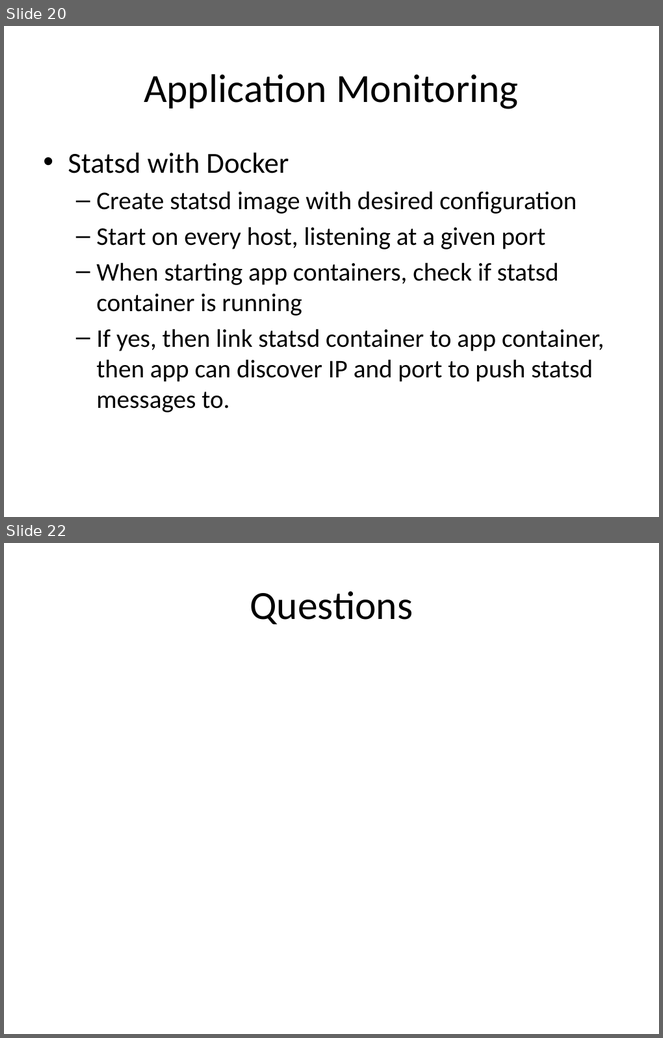
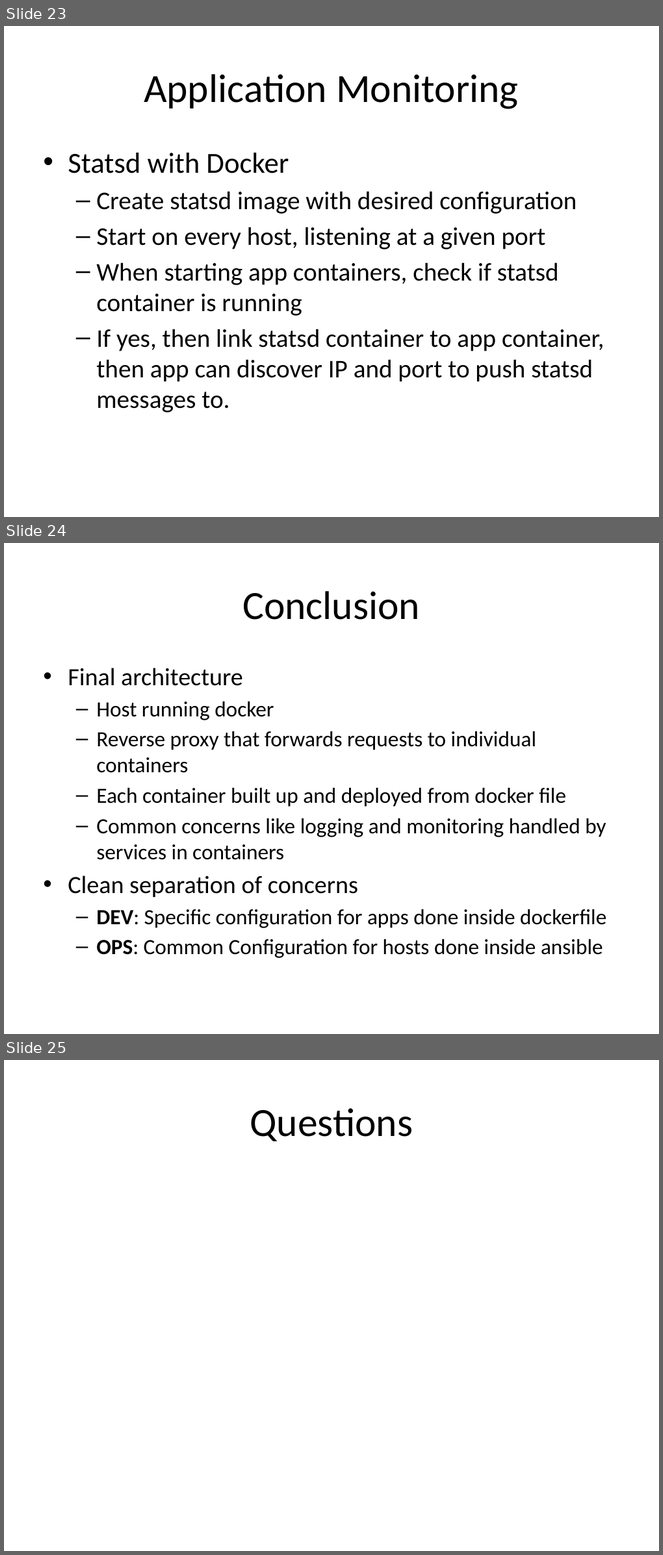
Before and after one commit to AndrewSwerlick/docker-talk, a slide deck: slides.pptx. Shown one above the other, each under a label of ours: slides 20 and 22 before the commit, slides 23, 24 and 25 after it; the slides between them are not shown. The pictures are 663x1038 and 663x1555 pixels, drawn with LibreOffice and Linux fonts; fonts in the diff are those of the drawing. Boxes give left, top, right and bottom in pixels: in the first picture for what was removed or moved away, otherwise in the second. Text is boxed around its words. In the diff, an @@ line names an element or a change of style, - is before the commit and + after.

Commit message:
adding better conclusion and better explanation of docker networking during the overview

```diff
--- a/slides.pptx
+++ b/slides.pptx
@@ slide 24 added at [4, 543, 659, 1034], background #FFFFFF @@
@@ title added at [243, 591, 420, 620], 44 pt, text #000000 @@
+Conclusion
@@ text added at [68, 668, 607, 958], 23.8 pt, text #000000 @@
+• Final architecture
+  – Host running docker
+  – Reverse proxy that forwards requests to individual containers
+  – Each container built up and deployed from docker file
+  – Common concerns like logging and monitoring handled by services in containers
+• Clean separation of concerns
+  – DEV: Specific configuration for apps done inside dockerfile
+  – OPS: Common Configuration for hosts done inside ansible
@@ what was slide 20 is now slide 23 @@
@@ what was slide 22 is now slide 25 @@
```
Also in this commit, not shown: 8 slides changed, 3 other slides added, 1 slide removed.
